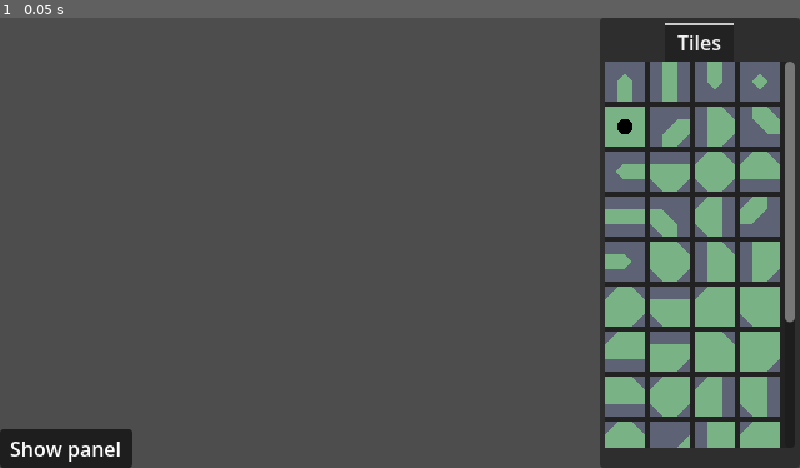
Above: before the commit, frame 1.
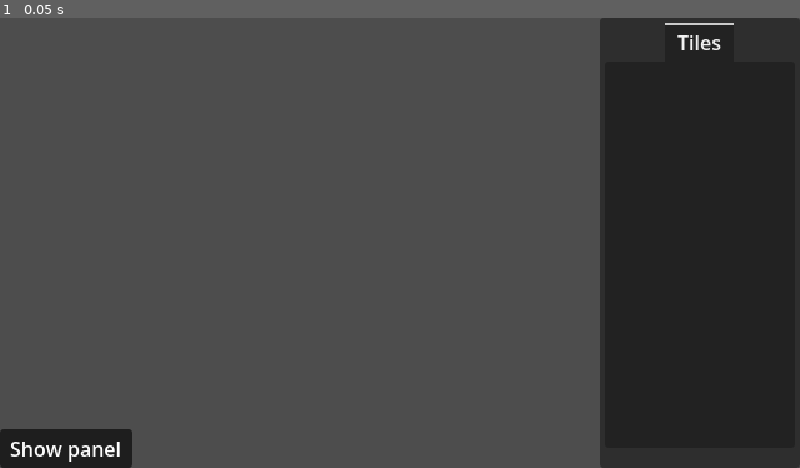
Above: after the commit, the same moment.

Repository: Halfwhit/Gulf
Game: Godot game, scene res://scenes/level_editor.tscn
Same seed, same stepped clock (60 frames per second), same inputs: the game is played once before the commit and once after it. This scene is started directly instead of the project's main scene.
Inputs:
- Up to frame 1 (0.05 s): no input

The runs differ from the first frame. In frame 1, 16% of the frame differs, in the area x 75-100%, y 9-96%.
Error after the commit: Parse Error: Preload file "uid://c7b24ju1owk1o" does not exist. (res://scenes/editor_ui.gd:6)

Commit message:
Updated level editor image generation

Diff:
--- /dev/null
+++ b/resources/tile_button_group.tres
@@ -0,0 +1,4 @@
+[gd_resource type="ButtonGroup" format=3 uid="uid://we1f0yrbgg53"]
+
+[resource]
+allow_unpress = true
--- a/scenes/editor_ui.gd
+++ b/scenes/editor_ui.gd
@@ -15,15 +15,17 @@
 		var img = texture_source.texture.get_image().get_region(texture_region)
 		var tile_texture = ImageTexture.create_from_image(img)
 
-		var icon = TextureButton.new()
-		icon.texture_normal = tile_texture
-		icon.texture_focused = select_texture
-		icon.focus_mode = Control.FOCUS_ALL
-		icon.connect("pressed", _debug)
+		var pressed_image = img.duplicate()
+		pressed_image.blend_rect(select_texture, pressed_image.get_used_rect(), Vector2i.ZERO)
+		var pressed_texture = ImageTexture.create_from_image(pressed_image)
+
+		var icon = TileButton.new(tile_texture, pressed_texture, coords)
+		icon.connect("tile_selected", _select_tile)
 		tile_container.add_child(icon)
+		tile_container.sort_children.emit()
 
-func _debug():
-	print("Debugging")
+func _select_tile(atlas_coords: Vector2i):
+	print(atlas_coords)
 
 func _on_panel_button_toggled(toggled_on: bool) -> void:
 	sidebar.visible = toggled_on
--- a/scenes/editor_ui.tscn
+++ b/scenes/editor_ui.tscn
@@ -42,6 +42,7 @@
 
 [node name="TileContainer" type="GridContainer" parent="Sidebar/VBoxContainer/MarginContainer/VSplitContainer/TabContainer/Tiles" unique_id=213630189]
 z_index = 1
+y_sort_enabled = true
 custom_minimum_size = Vector2(144, 0)
 layout_mode = 2
 columns = 4
--- /dev/null
+++ b/scripts/tile_button.gd
@@ -0,0 +1,19 @@
+extends TextureButton
+class_name TileButton
+
+var texture_coords
+const TILE_BUTTON_GROUP = preload("uid://we1f0yrbgg53")
+
+signal tile_selected(texture_coords)
+
+func _init(normal_texture, pressed_texture, coords) -> void:
+	toggle_mode = true
+	texture_normal = normal_texture
+	texture_pressed = pressed_texture
+	texture_coords = coords
+	button_group = TILE_BUTTON_GROUP
+	connect("toggled", _on_toggled)
+
+func _on_toggled(toggled_on: bool):
+	if toggled_on:
+		tile_selected.emit(texture_coords)
Binary file changed: assets/select.png
Not shown, added: scripts/tile_button.gd.uid
